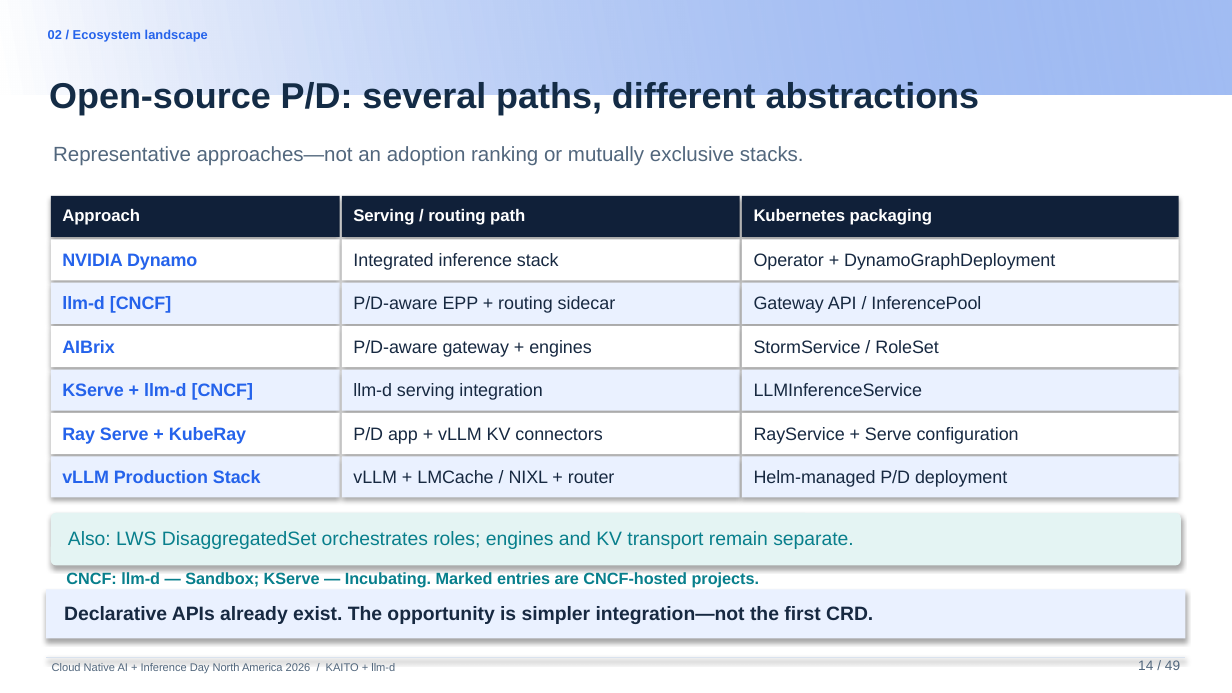
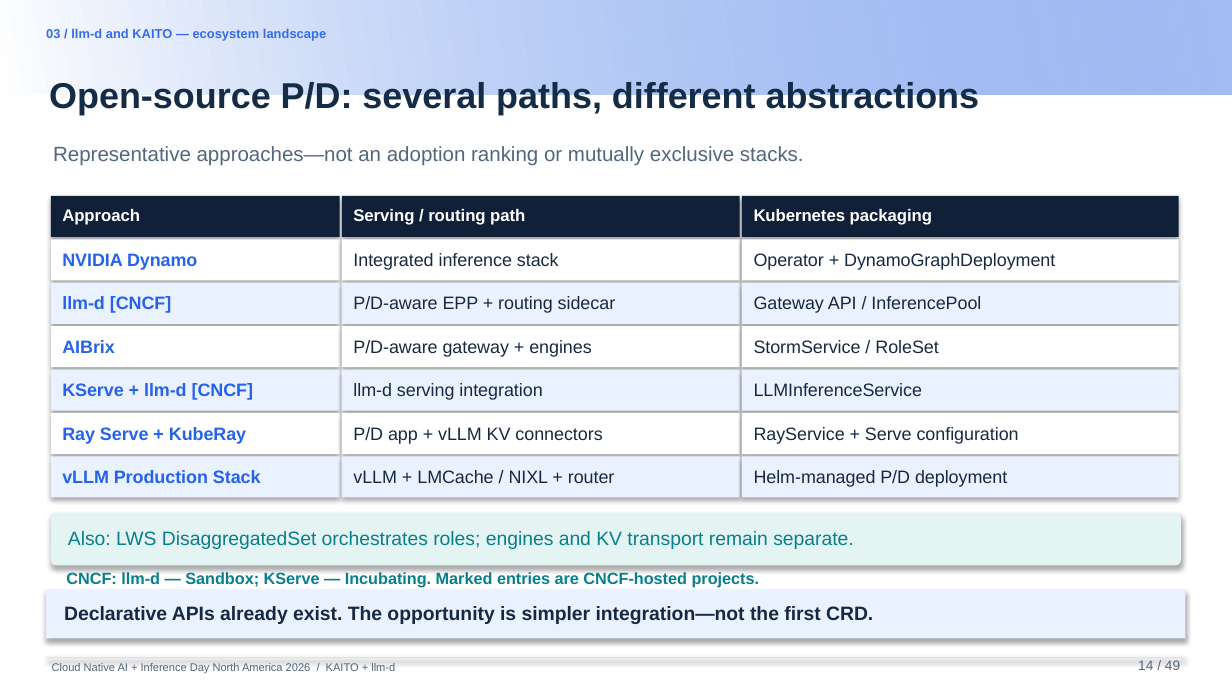
Before and after one commit to andyzhangx/demo, a slide deck: slide 14 of llm/pd-disaggregation/kubecon-na-2026-pd-disaggregation-kaito-llmd.pptx. Drawn at 1232x693 pixels with LibreOffice and Linux fonts; fonts in the diff are those of the drawing; background and template pictures are left out. Boxes give left, top, right and bottom in pixels: in the first picture for what was removed or moved away, otherwise in the second. Text is boxed around its words. In the diff, an @@ line names an element or a change of style, - is before the commit and + after.

```diff
--- a/llm/pd-disaggregation/kubecon-na-2026-pd-disaggregation-kaito-llmd.pptx
+++ b/llm/pd-disaggregation/kubecon-na-2026-pd-disaggregation-kaito-llmd.pptx
@@ text at bbox=[46, 28, 326, 41]: text changed; text colour #2563EB to #346CEC @@
-02 / Ecosystem landscape
+03 / llm-d and KAITO — ecosystem landscape
```
Also in this commit, not shown: 30 other slides changed.
